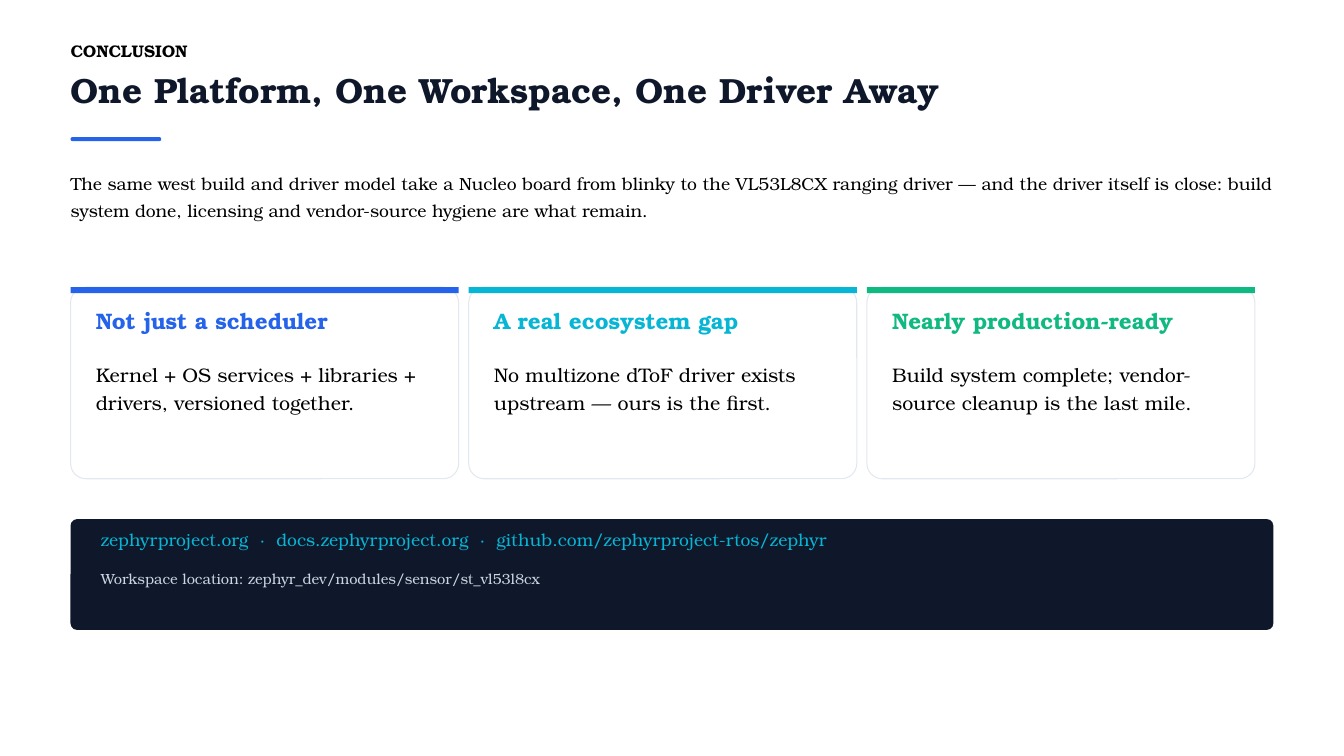
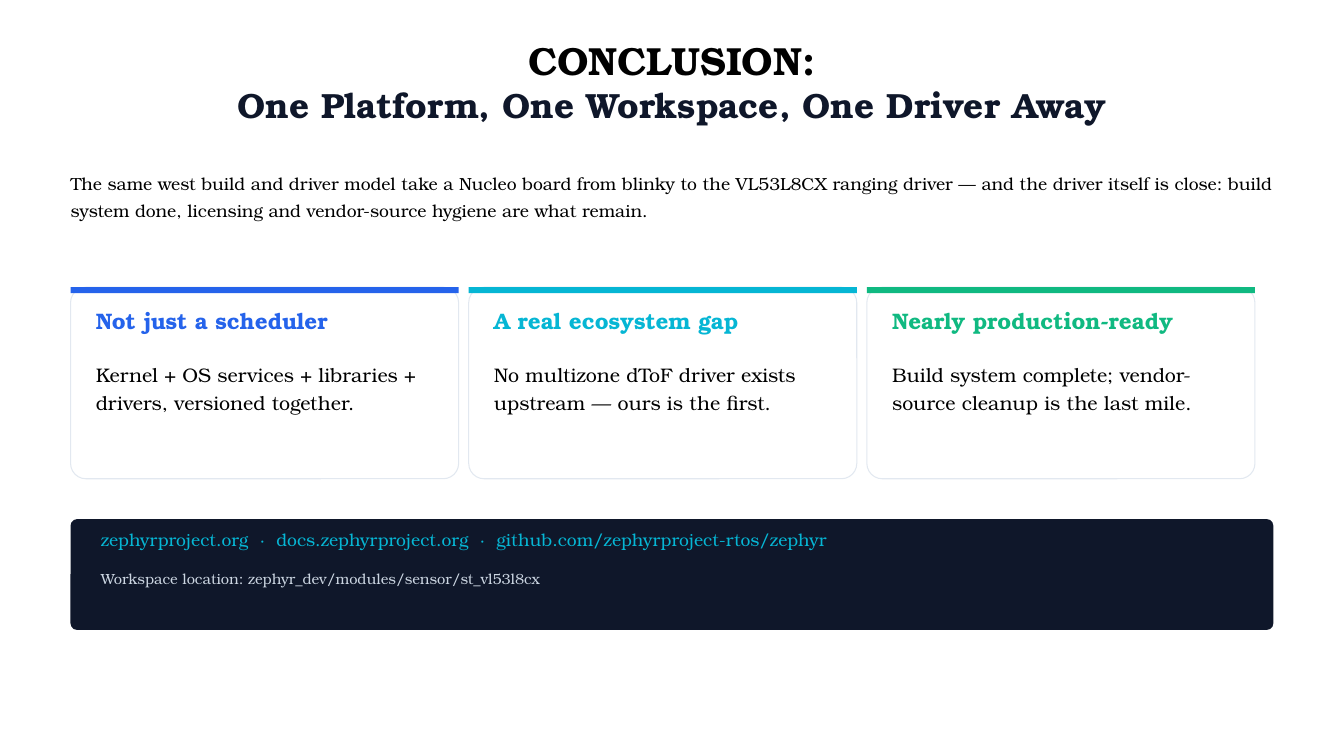
Before and after one commit to iqbal1384/zephyr_dev, a slide deck: slide 18 of documentation/Zephyr_STM32_VL53L8CX.pptx. Drawn at 1344x756 pixels with LibreOffice and Linux fonts; fonts in the diff are those of the drawing. Boxes give left, top, right and bottom in pixels: in the first picture for what was removed or moved away, otherwise in the second. Text is boxed around its words. In the diff, an @@ line names an element or a change of style, - is before the commit and + after.

```diff
--- a/documentation/Zephyr_STM32_VL53L8CX.pptx
+++ b/documentation/Zephyr_STM32_VL53L8CX.pptx
@@ text "CONCLUSION:": place and size @@
-text "CONCLUSION:" at [71, 76, 939, 111]
+text "CONCLUSION:" at [238, 47, 1106, 126]
@@ text removed at [71, 45, 188, 58] @@
-CONCLUSION
@@ text at [529, 47, 816, 76]: paragraph added @@
+CONCLUSION:
@@ text at [238, 91, 1106, 126]: alignment left to centre @@
@@ rounded rectangle removed at [71, 137, 161, 141] @@
```
Also in this commit, not shown: 3 other slides changed, 2 slides added, 1 slide removed.
